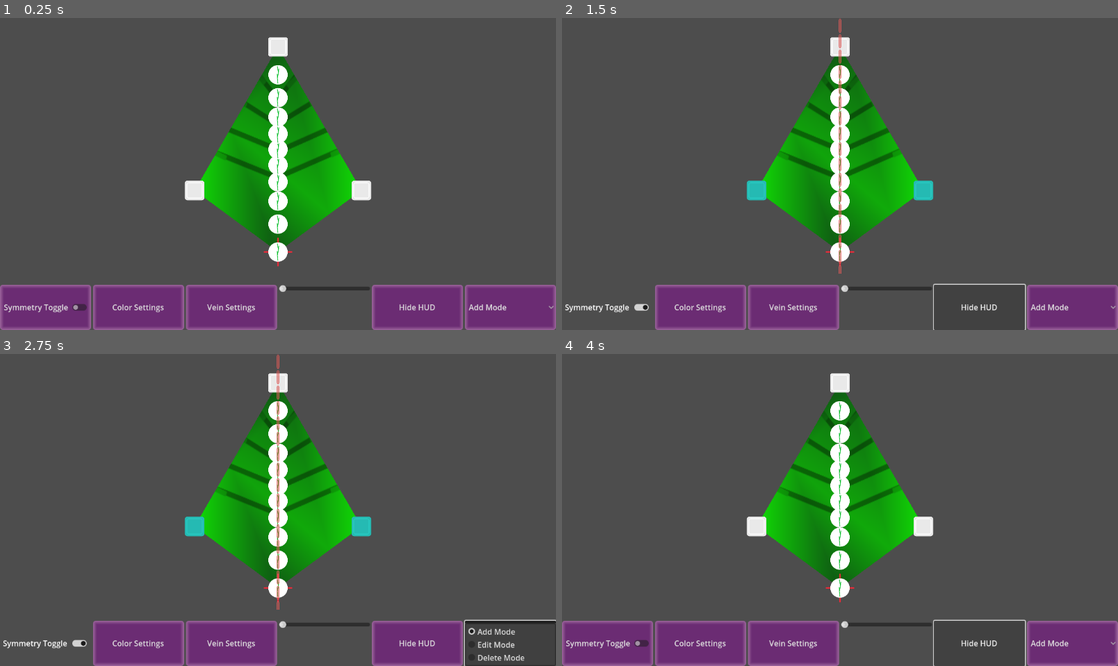
Above: before the commit, frames 1-4 (two rows, left to right).
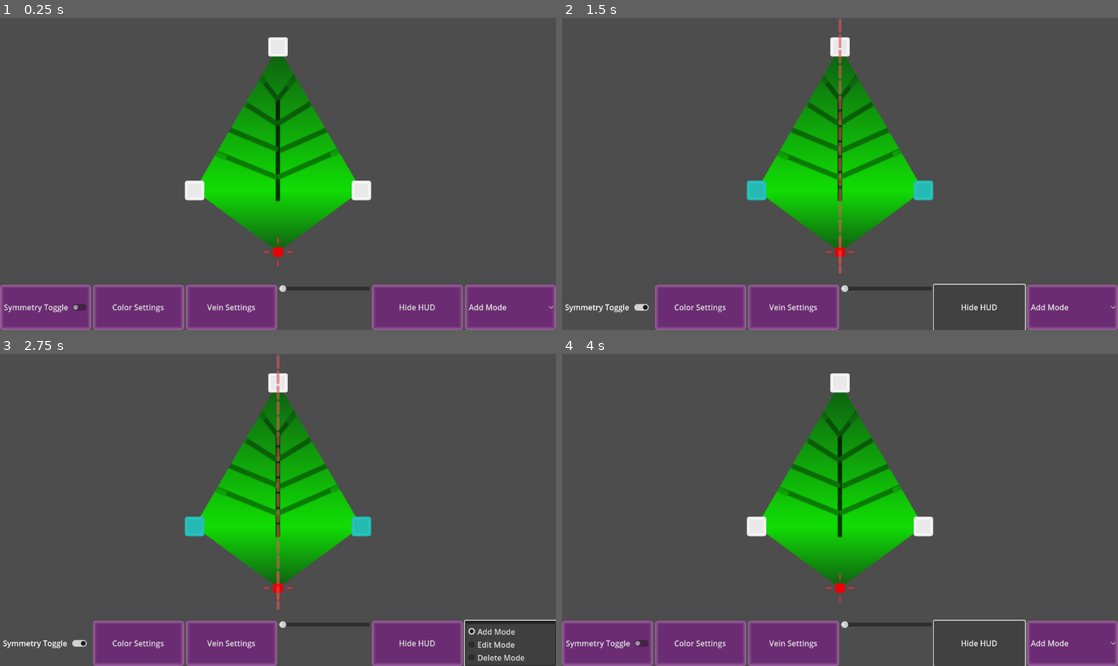
Above: after the commit, the same moments.

Repository: LettucePie/persephone
Game: Godot game, scene res://design/leafmaker.tscn
The game is run twice, just before and just after one commit, with the same random seed, the same clock (stepped at 60 frames per second) and the same inputs.
Inputs:
- Up to frame 1 (0.25 s): no input
- Up to frame 2 (1.5 s): click "Symmetry Toggle" at 0.5 s; click "Hide HUD" at 1.25 s
- Up to frame 3 (2.75 s): click "Add Mode" at 2 s
- Up to frame 4 (4 s): click "Symmetry Toggle" at 2.75 s; click "Hide HUD" at 3.5 s

The runs differ from the first frame. In frame 1, 5.8% of the frame differs, in the area x 37-63%, y 15-79%; in frame 2, 5.8%; in frame 3, 5.8%; in frame 4, 5.8%.

Commit message:
Finished disabling round points

Diff:
--- a/design/leafmaker_canvas.gd
+++ b/design/leafmaker_canvas.gd
@@ -1,11 +1,11 @@
 extends Node2D
-
 
 @export var leaf_point_object : PackedScene
 @export var node_scale: Vector2 = Vector2(0.1, 0.1)
 @export var leaf_gradient_default: Gradient
 @export var leaf_texture_default: Texture2D
 @export var vein_texture : Texture2D
+@export var round_points_enabled : bool = false
 #@export var grid_size : float = 10.0
 @export var grid_density : int = 12
 @export var in_tangent_height : float = 0.75
@@ -125,7 +125,7 @@
 		slide_curve(old_position - new_position)
 		maximize_curve_scale(new_position)
 		fit_curve_scale(new_position, get_window().get_size().x, new_position.y)
-		update_leaf_visual(true)
+		update_leaf_visual(round_points_enabled)
 
 
 func slide_curve(offset : Vector2):
@@ -299,21 +299,24 @@
 
 func point_tapped(visual : Area2D):
 	print("VisualNode Tapped: ", visual)
-	var leafpoint = null
-	leafpoint = find_leafpoint_from_visual(visual)
-	if leafpoint != null and visual.position != leaf_origin.position:
-		if editor_mode == EditorMode.SHAPE_MODE \
-		and current_mode == Mode.EDIT_MODE:
-			switch_point_type(leafpoint)
-			visual.set_node_type(leafpoint.round_point)
-			update_round_neighbors(leafpoint)
-			if symmetry_mode and leafpoint.symmetry:
-				switch_point_type(leafpoint.symmetry_pair)
-				leafpoint.symmetry_pair.visual_node.set_node_type(leafpoint.round_point)
-				update_round_neighbors(leafpoint.symmetry_pair)
-		elif editor_mode == EditorMode.VEIN_MODE:
-			print("Tapping LeafPoint: ", leafpoint, " In Vein Editor Mode")
-		update_leaf_visual(true)
+	if round_points_enabled:
+		var leafpoint = null
+		leafpoint = find_leafpoint_from_visual(visual)
+		if leafpoint != null and visual.position != leaf_origin.position:
+			if editor_mode == EditorMode.SHAPE_MODE \
+			and current_mode == Mode.EDIT_MODE:
+				switch_point_type(leafpoint)
+				visual.set_node_type(leafpoint.round_point)
+				update_round_neighbors(leafpoint)
+				if symmetry_mode and leafpoint.symmetry:
+					switch_point_type(leafpoint.symmetry_pair)
+					leafpoint.symmetry_pair.visual_node.set_node_type(leafpoint.round_point)
+					update_round_neighbors(leafpoint.symmetry_pair)
+			elif editor_mode == EditorMode.VEIN_MODE:
+				print("Tapping LeafPoint: ", leafpoint, " In Vein Editor Mode")
+			update_leaf_visual(round_points_enabled)
+	else:
+		print("Isn't that fun")
 
 
 func detect_intersection(pos : Vector2, sym_pair : bool):
@@ -381,9 +384,8 @@
 	leaf_points.insert(curve_index, new_point)
 	update_leaf_point_indeces(curve_index)
 #	update_round_neighbors(new_point)
-	update_leaf_visual(true)
+	update_leaf_visual(round_points_enabled)
 	update_leaf_shape()
-	map_leaf_veins_v2()
 	if symmetry_mode:
 		if !sym_pair:
 			print("Add in sym pair coords")
@@ -402,10 +404,10 @@
 		leaf_points.remove_at(leaf_point.curve_index)
 		leaf_point.queue_free()
 		update_leaf_point_indeces(previous_index)
-		update_round_neighbors(leaf_points[previous_index])
-		update_leaf_visual(true)
+		if round_points_enabled:
+			update_round_neighbors(leaf_points[previous_index])
+		update_leaf_visual(round_points_enabled)
 		update_leaf_shape()
-		map_leaf_veins_v2()
 
 
 func update_leaf_point_indeces(range_start : int):
@@ -467,7 +469,7 @@
 			pos_b.x = leaf_origin.position.x
 			pos_b.x += leaf_origin.position.x - pos_a.x
 			set_point_position(side_b[i], pos_b)
-			if side_a[i].round_point != side_b[i].round_point:
+			if side_a[i].round_point != side_b[i].round_point and round_points_enabled:
 				switch_point_type(side_b[i])
 				side_b[i].visual_node.set_node_type(side_b[i].round_point)
 				update_round_neighbors(side_b[i])
@@ -476,7 +478,7 @@
 			pos_center.x = leaf_origin.position.x
 			set_point_position(leaf_points[midpoint], pos_center)
 			leaf_points[midpoint].midpoint = true
-		update_leaf_visual(true)
+		update_leaf_visual(round_points_enabled)
 	else:
 		print("ERROR Symmetry Sides are uneven... somehow")
 
@@ -548,15 +550,16 @@
 			mirror_pos.x = leaf_origin.position.x + difference
 			leaf_curve.set_point_position(leafpoint.symmetry_pair.curve_index, mirror_pos)
 			leafpoint.symmetry_pair.set_position(mirror_pos)
-			update_round_neighbors(leafpoint.symmetry_pair)
+			if round_points_enabled:
+				update_round_neighbors(leafpoint.symmetry_pair)
 		elif leafpoint.midpoint:
 #			print("Moving Midpoint")
 			leafpoint.visual_node.position.x = leaf_origin.position.x
 	leaf_curve.set_point_position(leafpoint.curve_index, leafpoint.visual_node.position)
-	update_round_neighbors(leafpoint)
-	update_leaf_visual(true)
+	if round_points_enabled:
+		update_round_neighbors(leafpoint)
+	update_leaf_visual(round_points_enabled)
 	update_leaf_shape()
-	map_leaf_veins_v2()
 
 
 func set_point_position(leafpoint, pos):
@@ -575,115 +578,14 @@
 
 
 func switch_point_type(leaf_point):
-	if leaf_point.round_point:
-		leaf_curve.set_point_in(leaf_point.curve_index, Vector2.ZERO)
-		leaf_curve.set_point_out(leaf_point.curve_index, Vector2.ZERO)
-		leaf_point.round_point = false
-	else:
-		update_round_point(leaf_point)
-		leaf_point.round_point = true
-
-
-func map_leaf_veins():
-	vein_paths.clear()
-#	print("Find Highest Point from Origin")
-	var baked_points = leaf_curve.get_baked_points()
-	var origin_pos : Vector2 = leaf_origin.position
-	var high_center = origin_pos
-	for bp in baked_points:
-		if bp.x > origin_pos.x - 3 and bp.x < origin_pos.x + 3:
-			if bp.y < high_center.y:
-				high_center = bp
-#	print("Find Farthest Point from Origin")
-	var farthest_point = leaf_points[0]
-	var farthest_dist = 0.0
-	for lp in leaf_points:
-		var dist_to_point = lp.visual_node.position.distance_to(origin_pos)
-		if dist_to_point > farthest_dist:
-			farthest_point = lp
-			farthest_dist = dist_to_point
-#	print("Find Midpoints for origin to Highest, and Highest to Farthest")
-	var midpoint_origin = origin_pos.lerp(high_center, 0.5)
-	var midpoint_farthest = farthest_point.visual_node.position.lerp(high_center, 0.5)
-#	print("Interpolate Points")
-	var main_path : PackedVector2Array = []
-	for i in 10:
-		main_path.append(
-			origin_pos.bezier_interpolate(
-				midpoint_origin,
-				midpoint_farthest,
-				farthest_point.visual_node.position,
-				float(i) / 10.0)
-		)
-	vein_paths.append(main_path)
-
-
-func map_leaf_veins_v2():
-	vein_paths.clear()
-	var baked_points = leaf_curve.get_baked_points()
-	var origin_pos : Vector2 = leaf_origin.position
-#	print("Find Farthest Point from Origin")
-	var farthest_point = leaf_points[0]
-	var farthest_dist = 0.0
-	for lp in leaf_points:
-		var dist_to_point = lp.visual_node.position.distance_to(origin_pos)
-		if dist_to_point > farthest_dist:
-			farthest_point = lp
-			farthest_dist = dist_to_point
-#	print("Build list of Central Points")
-	## Crawl along straight light from Origin to Furthest
-	## Find closest Central Point and add to list
-	var point_steps : Array = []
-	for i in 8:
-		var percent = float(i) / 8.0
-		var percent_pos = origin_pos.lerp(farthest_point.visual_node.position, percent)
-		var closest_cen_point = $Area2D.get_closest_central_point(percent_pos)
-		if !point_steps.has(closest_cen_point) and closest_cen_point != null:
-			point_steps.append(closest_cen_point)
-#	print("Build the line, using point steps if necessary")
-	var main_path : PackedVector2Array = []
-	var control_1 = origin_pos.lerp(farthest_point.visual_node.position, 0.5)
-	var control_2 = control_1
-	if point_steps.size() > 0:
-#		print("Point Steps are present, use them.")
-		if point_steps.size() < 2:
-			control_1 = point_steps[0]
-			control_2 = control_1
-		elif point_steps.size() == 2:
-			control_1 = point_steps[0]
-			control_2 = point_steps[1]
-		elif point_steps.size() > 2:
-			if point_steps.size() % 2 == 0:
-				var section_a = range(0, (point_steps.size() / 2) - 1)
-				var section_b = range(point_steps.size() / 2, point_steps.size() - 1)
-				## Get centroid of a and b, use result as control_1 and 2
-			else:
-				var midpoint = point_steps.size() / 2
-				var section_a = range(0, midpoint - 1)
-				var section_b = range(midpoint + 1, point_steps.size() - 1)
-				## Get centroid of a and b, 0.5 lerp from a to mid, and b to mid
-				## use results of lerp for control_1 and 2
-#			print("Excess point steps are available, truncate and average them out.")
-	else:
-#		print("No point steps are available, resort to anchoring to closest grid point.")
-		var min_clamp = origin_pos
-		var max_clamp = farthest_point.visual_node.position
-		if origin_pos > max_clamp:
-			min_clamp = max_clamp
-			max_clamp = origin_pos
-		var closest_point = $Area2D.get_closest_grid_point(control_1, min_clamp, max_clamp)
-		if closest_point != null:
-			control_1 = closest_point
-			control_2 = closest_point
-	for i in 10:
-		main_path.append(
-			origin_pos.bezier_interpolate(
-				control_1,
-				control_2,
-				farthest_point.visual_node.position,
-				float(i) / 10.0)
-		)
-	vein_paths.append(main_path)
+	if round_points_enabled:
+		if leaf_point.round_point:
+			leaf_curve.set_point_in(leaf_point.curve_index, Vector2.ZERO)
+			leaf_curve.set_point_out(leaf_point.curve_index, Vector2.ZERO)
+			leaf_point.round_point = false
+		else:
+			update_round_point(leaf_point)
+			leaf_point.round_point = true
 
 
 func update_leaf_visual(hd : bool):
@@ -797,35 +699,3 @@
 func _on_Maximize_pressed():
 #	print("Maximize Curve Pressed")
 	maximize_curve_scale(leaf_origin.position)
-
-
-func _on_adjustment_slide_changed_value(target, value):
-	if target == 0:
-		in_tangent_height = value
-	elif target == 1:
-		out_tangent_height = value
-	elif target == 2:
-		in_dir_force = value
-	elif target == 3:
-		out_dir_force = value
-	print("Updating Square_Point float params")
-	for lp in leaf_points:
-		if lp.round_point:
-			update_round_point(lp)
-	update_leaf_visual(true)
-
-
-func _on_adjustment_slide_changed_round_value(target, value):
-	if target == 0:
-		in_tangent_height_round = value
-	elif target == 1:
-		out_tangent_height_round = value
-	elif target == 2:
-		in_dir_force_round = value
-	elif target == 3:
-		out_dir_force_round = value
-	print("Updating Round_Point float params")
-	for lp in leaf_points:
-		if lp.round_point:
-			update_round_point(lp)
-	update_leaf_visual(true)
